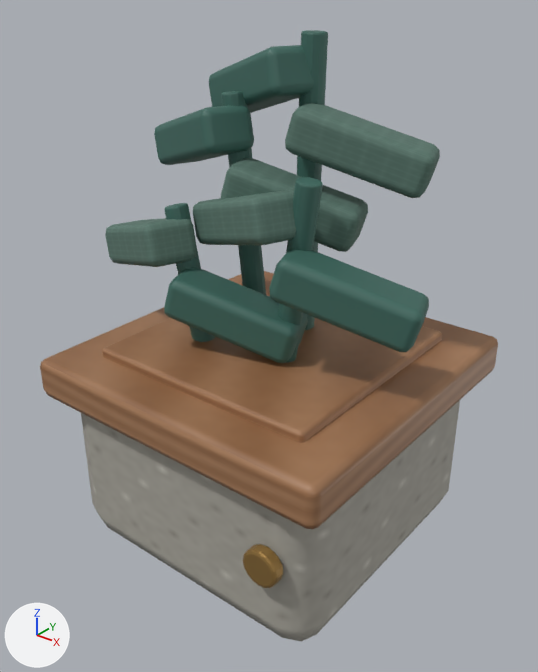
Two versions of the glTF model public/models/custom/architecture/architectural-planter.glb, one commit apart.
Before and after are seen from a 50 mm lens placed at (1.58, -2.02, 2.09), pointed at (-0.01, -0.03, 0.85). Arrows for +X, +Y and +Z are at lower left; the lights stay in place. The older version comes first. Where no turn or scale is listed for an object, it has been applied to the vertices.

Objects in the first picture: 'Planter_Base', 'Planter_Brass_Pin', 'Planter_Leaf_1_1', 'Planter_Leaf_1_2', 'Planter_Leaf_2_1', 'Planter_Leaf_2_2', 'Planter_Leaf_3_1', 'Planter_Leaf_3_2', 'Planter_Leaf_4_1', 'Planter_Leaf_4_2', 'Planter_Rim', 'Planter_Soil', 'Planter_Stem_1', 'Planter_Stem_2', 'Planter_Stem_3', 'Planter_Stem_4'.
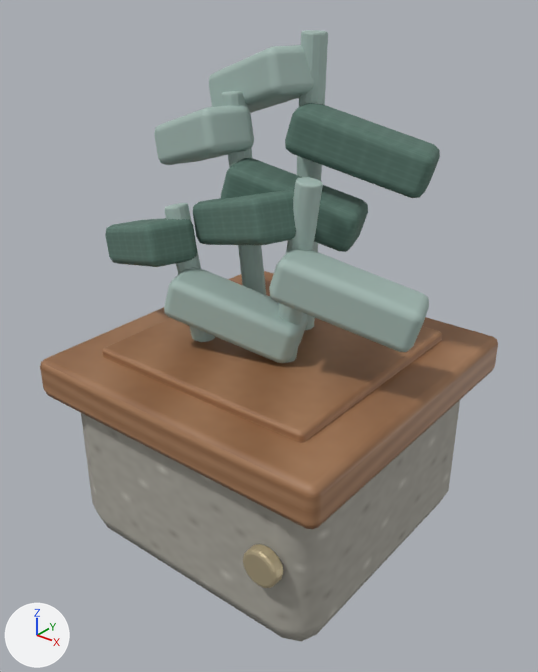
The change in detail:
Material 'Brass_Satin' (mat_brass_satin) changes colour from brown #b28d51 to beige #ddcda7; in linear values from (0.445, 0.266, 0.0823) to (0.722, 0.608, 0.384).
Material 'Sage_Panel' (mat_sage_panel) changes colour from dark cyan #3e6a60 to grey #a5bbb4; in linear values from (0.0482, 0.144, 0.117) to (0.376, 0.498, 0.459).

Boxes (x1, y1, x2, y2) around the edits, measured in the pictures (538 x 672 px):
'Planter_Leaf_2_2', recoloured (dark cyan to grey): (269, 249, 429, 352) in both
'Planter_Leaf_4_2', recoloured (dark cyan to grey): (164, 268, 308, 363) in both
'Planter_Leaf_3_1', recoloured (dark cyan to grey): (209, 45, 314, 113) in both
'Planter_Leaf_1_1', recoloured (dark cyan to grey): (154, 105, 254, 165) in both
'Planter_Stem_2', recoloured (dark cyan to grey): (278, 177, 323, 363) in both
'Planter_Stem_3', recoloured (dark cyan to grey): (297, 30, 328, 330) in both
'Planter_Stem_1', recoloured (dark cyan to grey): (221, 91, 266, 295) in both
'Planter_Brass_Pin', recoloured (brown to beige): (243, 544, 283, 588) in both
'Planter_Stem_4', recoloured: (164, 203, 215, 342) in both
